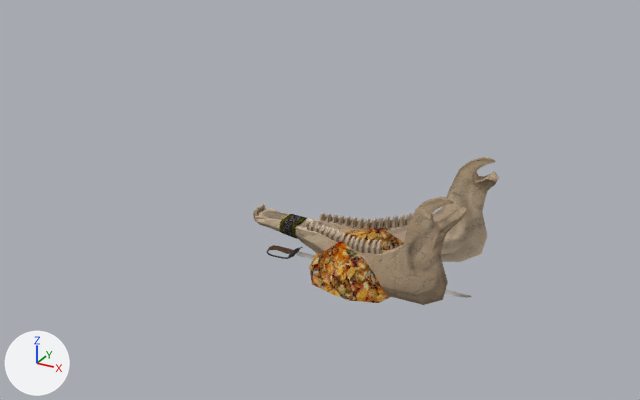
Two versions of the Blender file Resources/3D/items.blend, one commit apart.
Camera for both pictures: a camera (50 mm lens) standing at (7.16, -14.85, 8.82) and looking at (-2.7, 3.08, -0.15). The lights are fixed; the arrows at lower left show +X, +Y and +Z. The same objects are shown in both versions, whatever each file hides.

The first picture shows 'Backsword', 'jawbone', 'seafood-pile-2', 'seafood-pile-3'.
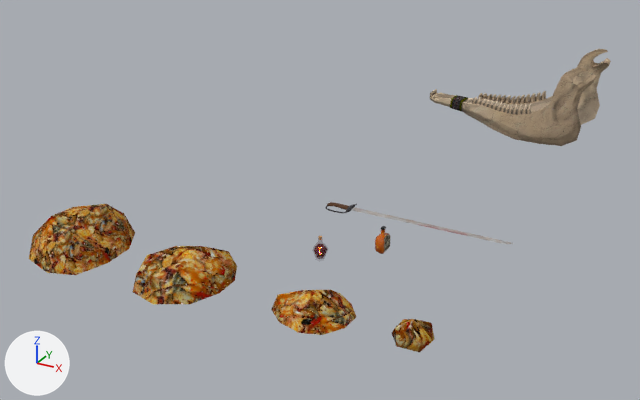
Where the change shows, as pixel boxes [x1, y1, x2, y2] in the pictures (640 x 400 px):
'jawbone', moved: before [253, 157, 499, 305]; after [430, 49, 611, 146]
'seafood-pile-3', moved: before [318, 227, 404, 303]; after [29, 204, 135, 275]
'seafood-pile-2', moved: before [309, 253, 340, 296]; after [133, 246, 237, 304]
'seafood-pile-1', moved (not visible before): after [271, 290, 356, 335]
'Backsword', moved: before [267, 245, 472, 298]; after [325, 202, 513, 244]
'seafood', moved (not visible before): after [392, 319, 435, 352]

The edits, one by one:
Object 'Backsword' (ob_backsword) moves from (0.0, 0.0, 0.0) to (0.0, 2.69, 0.0).
Object 'seafood-pile-1' (ob_seafood_pile_1) moves from (0.0, 0.0, 0.0) to (0.0, -2.0, 0.0).
Object 'seafood' (ob_seafood) moves from (0.0, 0.0, 0.0) to (2.0, -2.0, 0.0).
Object 'seafood-pile-3' (ob_seafood_pile_3) moves from (0.0, 0.0, 0.0) to (-6.0, -2.0, 0.0).
Object 'seafood-pile-2' (ob_seafood_pile_2) moves from (0.0, 0.0, 0.0) to (-3.0, -2.0, 0.0).
Object 'jawbone' (ob_jawbone) moves from (0.0, 0.0, -0.07) to (0.0, 10.0, -0.07).
